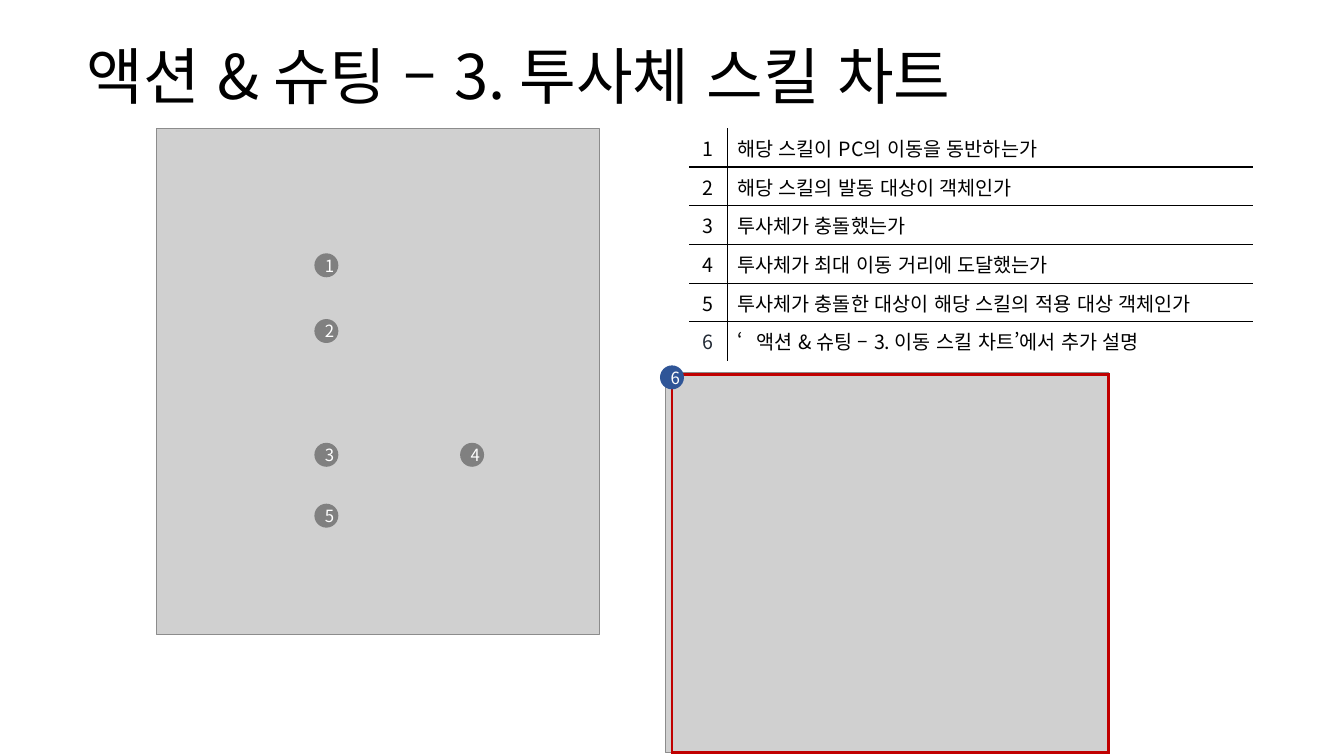
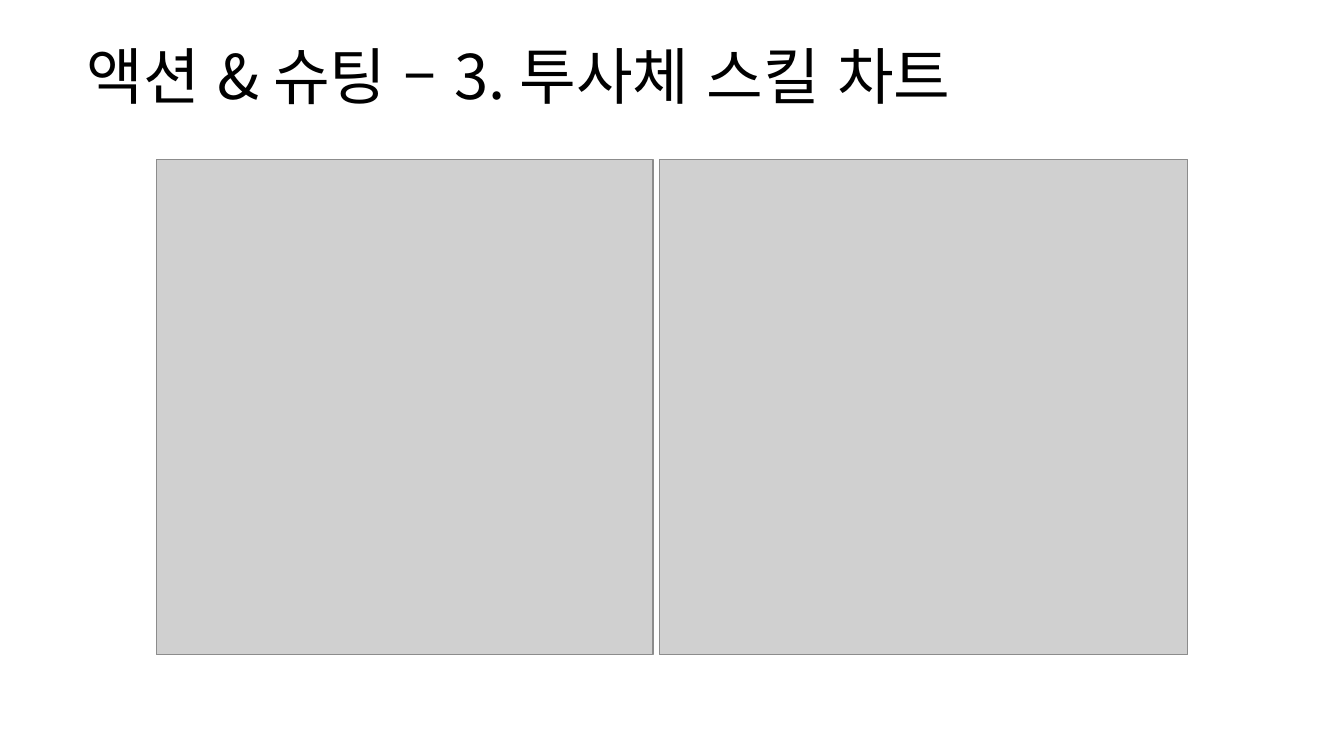
Before and after one commit to yjk0401/unityenginebasic_9th, a slide deck: slide 50 of 기획/방랑엽사전/스킬 시스템 기획서.pptx (slide 49 before the commit). Drawn at 1344x756 pixels with LibreOffice and Linux fonts; fonts in the diff are those of the drawing; grey boxes stand for pictures. Boxes give left, top, right and bottom in pixels: in the first picture for what was removed or moved away, otherwise in the second. Text is boxed around its words. In the diff, an @@ line names an element or a change of style, - is before the commit and + after.

```diff
--- a/기획/방랑엽사전/스킬 시스템 기획서.pptx
+++ b/기획/방랑엽사전/스킬 시스템 기획서.pptx
@@ table removed at (690, 128, 1253, 355), 6 rows, 2 columns @@
-1 | 해당 스킬이 PC의 이동을 동반하는가
-2 | 해당 스킬의 발동 대상이 객체인가
-3 | 투사체가 충돌했는가
-4 | 투사체가 최대 이동 거리에 도달했는가
-5 | 투사체가 충돌한 대상이 해당 스킬의 적용 대상 객체인가
-6 | ‘액션 & 슈팅 – 3. 이동 스킬 차트’에서 추가 설명
@@ picture: place and size @@
-picture at (156, 128, 600, 634)
+picture at (156, 159, 653, 655)
@@ picture added at (659, 159, 1189, 655) @@
@@ ellipse removed at (660, 366, 685, 390) @@
-6
@@ picture removed at (666, 373, 1110, 753) @@
@@ rectangle removed at (673, 375, 1110, 753) @@
@@ group removed at (315, 253, 484, 528): 5 ellipses @@
-1
-2
-3
-5
-4
```
Also in this commit, not shown: 27 other slides changed, 2 slides added, 3 other files.
